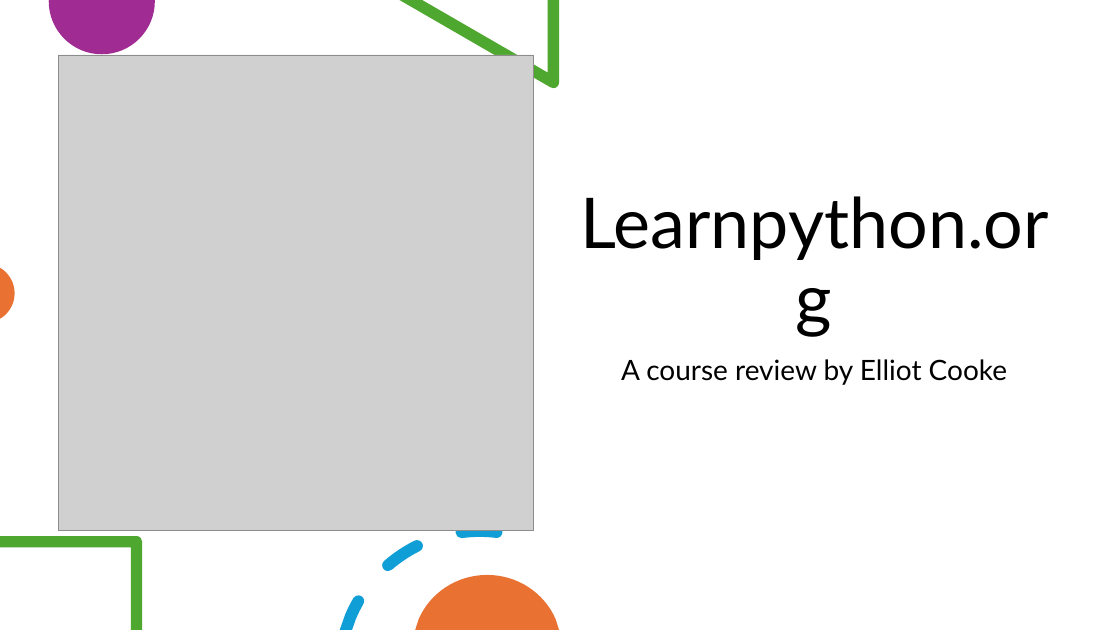
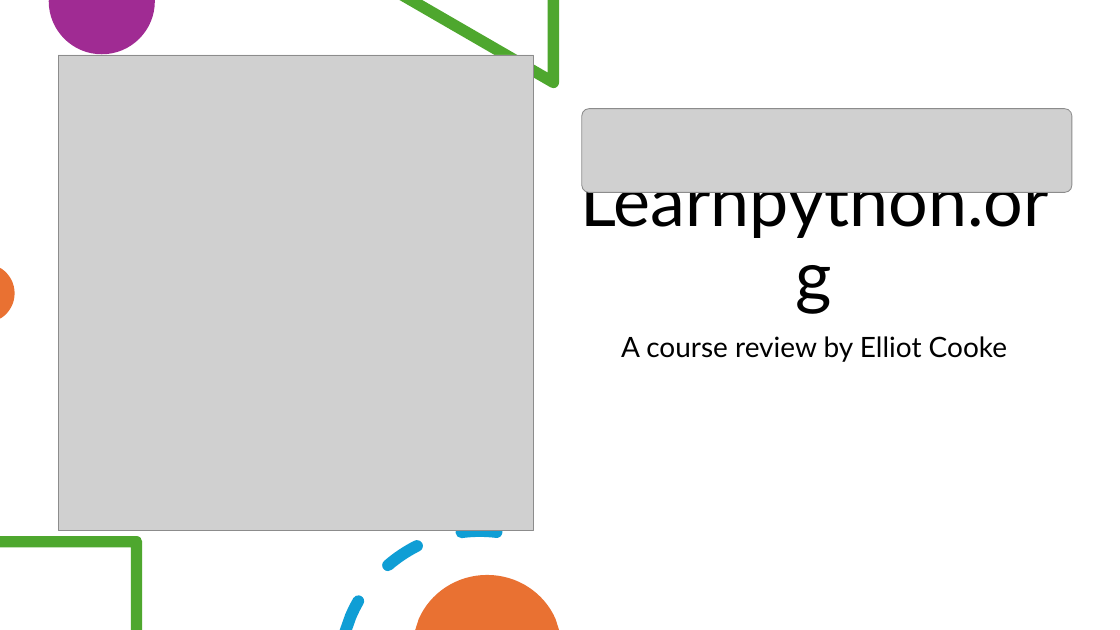
Before and after one commit to ElliotCookie/A-Beginners-Guide-to-Python, a slide deck: slide 1 of 0.0 - Infrastructure around coding - VS Code/1.0 - Learn Python.Org review.pptx. Drawn at 1120x630 pixels with LibreOffice and Linux fonts; fonts in the diff are those of the drawing; grey boxes stand for pictures. Boxes give left, top, right and bottom in pixels: in the first picture for what was removed or moved away, otherwise in the second. Text is boxed around its words. In the diff, an @@ line names an element or a change of style, - is before the commit and + after.

Commit message:
Uploading review docs

```diff
--- a/0.0 - Infrastructure around coding - VS Code/1.0 - Learn Python.Org review.pptx
+++ b/0.0 - Infrastructure around coding - VS Code/1.0 - Learn Python.Org review.pptx
@@ picture added at <box>582,108,1072,192</box> @@
@@ title "Learnpython.org" rewrapped from <box>580,196,1049,260</box> to <box>580,165,1049,239</box> @@
@@ subtitle "A course review by Elliot ...": place and size @@
-subtitle "A course review by Elliot ..." at <box>621,359,1007,385</box>
+subtitle "A course review by Elliot ..." at <box>621,336,1007,362</box>
```
Also in this commit, not shown: 12 other slides changed, 3 slides added, 1 slide removed, 1 other file.
